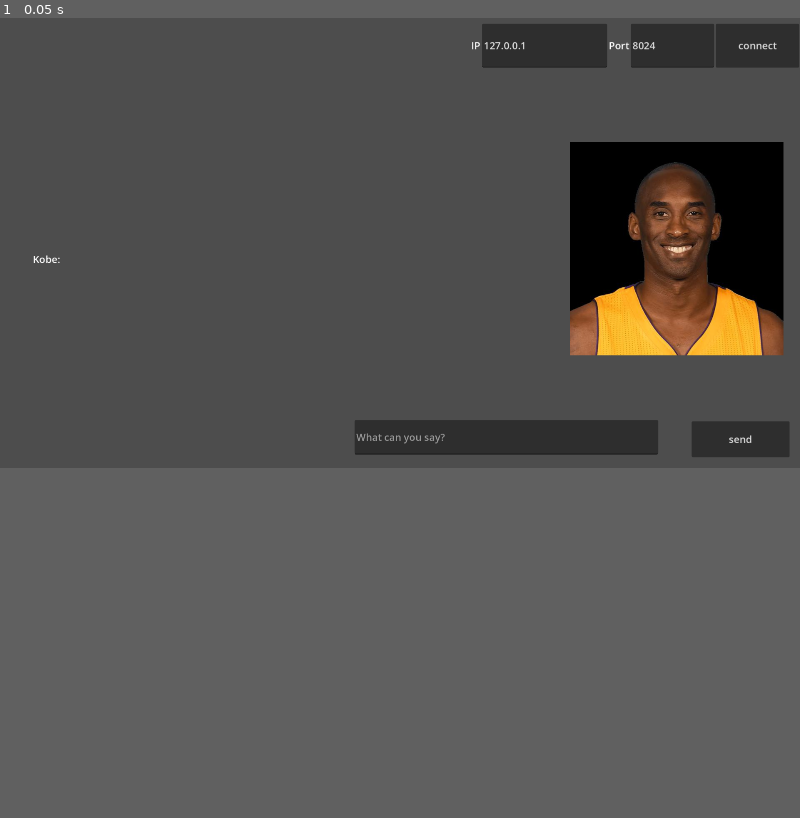
Above: before the commit, frame 1.
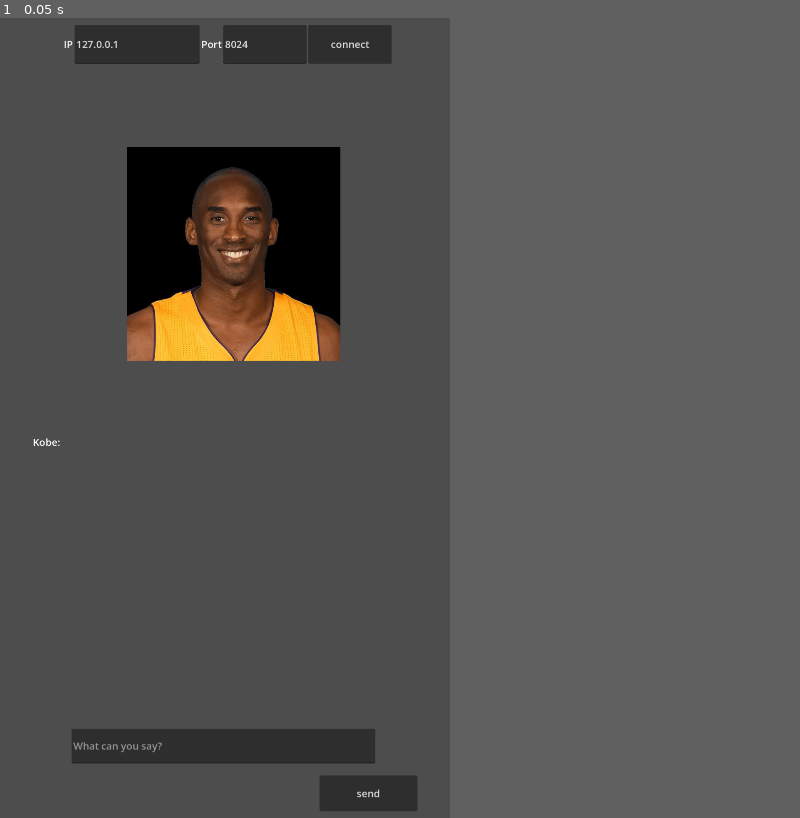
Above: after the commit, the same moment.

Repository: weiyi-boynextdoor/ProjectKobeClient
Game: Godot game, scene res://main_ui.tscn
Same seed, same stepped clock (60 frames per second), same inputs: the game is played once before the commit and once after it.
Inputs:
- Up to frame 1 (0.05 s): no input
In our replay, the window is 800x450 before the commit and 450x800 after it. These sizes can differ from the game's own. Grey fills any space a smaller window leaves; there, only what the larger window draws over its background counts as a difference.

The runs differ from the first frame. In frame 1, 22% of the frame differs, in the area x 4-100%, y 0-100%.

Commit message:
make app portrait instead of landscape

Diff:
--- a/main_ui.tscn
+++ b/main_ui.tscn
@@ -10,6 +10,8 @@
 anchors_preset = 15
 anchor_right = 1.0
 anchor_bottom = 1.0
+offset_right = -14.0
+offset_bottom = 10.0
 grow_horizontal = 2
 grow_vertical = 2
 script = ExtResource("1")
@@ -21,9 +23,9 @@
 anchor_top = 1.0
 anchor_right = 1.0
 anchor_bottom = 1.0
-offset_left = -260.0
+offset_left = -299.0
 offset_top = -112.0
-offset_right = -25.0
+offset_right = -64.0
 offset_bottom = -26.0
 grow_horizontal = 0
 grow_vertical = 0
@@ -41,16 +43,16 @@
 anchor_bottom = 0.517
 offset_left = 79.0
 offset_top = 3.6399536
-offset_right = -570.0
-offset_bottom = 42.639954
+offset_right = -49.0
+offset_bottom = 538.18994
 grow_vertical = 2
 theme_override_font_sizes/normal_font_size = 24
 theme_override_font_sizes/bold_font_size = 24
 theme_override_font_sizes/bold_italics_font_size = 24
 theme_override_font_sizes/italics_font_size = 24
 theme_override_font_sizes/mono_font_size = 24
+text = "Kobe: "
 fit_content = true
-text = "Kobe: "
 
 [node name="text_user_input" type="LineEdit" parent="." unique_id=1546917745]
 layout_mode = 1
@@ -59,10 +61,10 @@
 anchor_top = 1.0
 anchor_right = 1.0
 anchor_bottom = 1.0
-offset_left = -1069.0
-offset_top = -115.0
-offset_right = -340.5
-offset_bottom = -32.0
+offset_left = -894.0
+offset_top = -224.0
+offset_right = -165.5
+offset_bottom = -141.0
 grow_horizontal = 0
 grow_vertical = 0
 theme_override_font_sizes/font_size = 24
@@ -71,13 +73,13 @@
 [node name="img_kobe_static" type="TextureRect" parent="." unique_id=2075090691]
 layout_mode = 1
 anchors_preset = -1
-anchor_left = 1.0
-anchor_right = 1.0
+anchor_left = 0.5
+anchor_right = 0.5
 anchor_bottom = 1.0
-offset_left = -552.0
-offset_top = 298.0
-offset_right = -40.0
-offset_bottom = -270.0
+offset_left = -228.0
+offset_top = 310.0
+offset_right = 284.0
+offset_bottom = -1108.0
 grow_horizontal = 0
 grow_vertical = 2
 texture = ExtResource("3_ktt6o")
@@ -87,13 +89,13 @@
 visible = false
 layout_mode = 1
 anchors_preset = -1
-anchor_left = 1.0
-anchor_right = 1.0
+anchor_left = 0.5
+anchor_right = 0.5
 anchor_bottom = 1.0
-offset_left = -554.0
-offset_top = 299.0
-offset_right = -42.0
-offset_bottom = -269.0
+offset_left = -228.0
+offset_top = 310.0
+offset_right = 284.0
+offset_bottom = -1108.0
 grow_horizontal = 0
 grow_vertical = 2
 texture = ExtResource("4_4uoxc")
@@ -103,10 +105,10 @@
 layout_mode = 1
 anchors_preset = -1
 anchor_right = 1.0
-offset_left = 799.0
-offset_top = 14.0
-offset_right = -2.0
-offset_bottom = 119.0
+offset_left = 153.0
+offset_top = 17.0
+offset_right = -126.0
+offset_bottom = 110.0
 alignment = 2
 
 [node name="Label1" type="Label" parent="Top" unique_id=975245532]
--- a/project.godot
+++ b/project.godot
@@ -17,10 +17,11 @@
 
 [display]
 
-window/size/viewport_width=1920
-window/size/viewport_height=1080
+window/size/viewport_width=1080
+window/size/viewport_height=1920
 window/stretch/mode="viewport"
 window/stretch/aspect="expand"
+window/handheld/orientation=1
 
 [physics]
 
